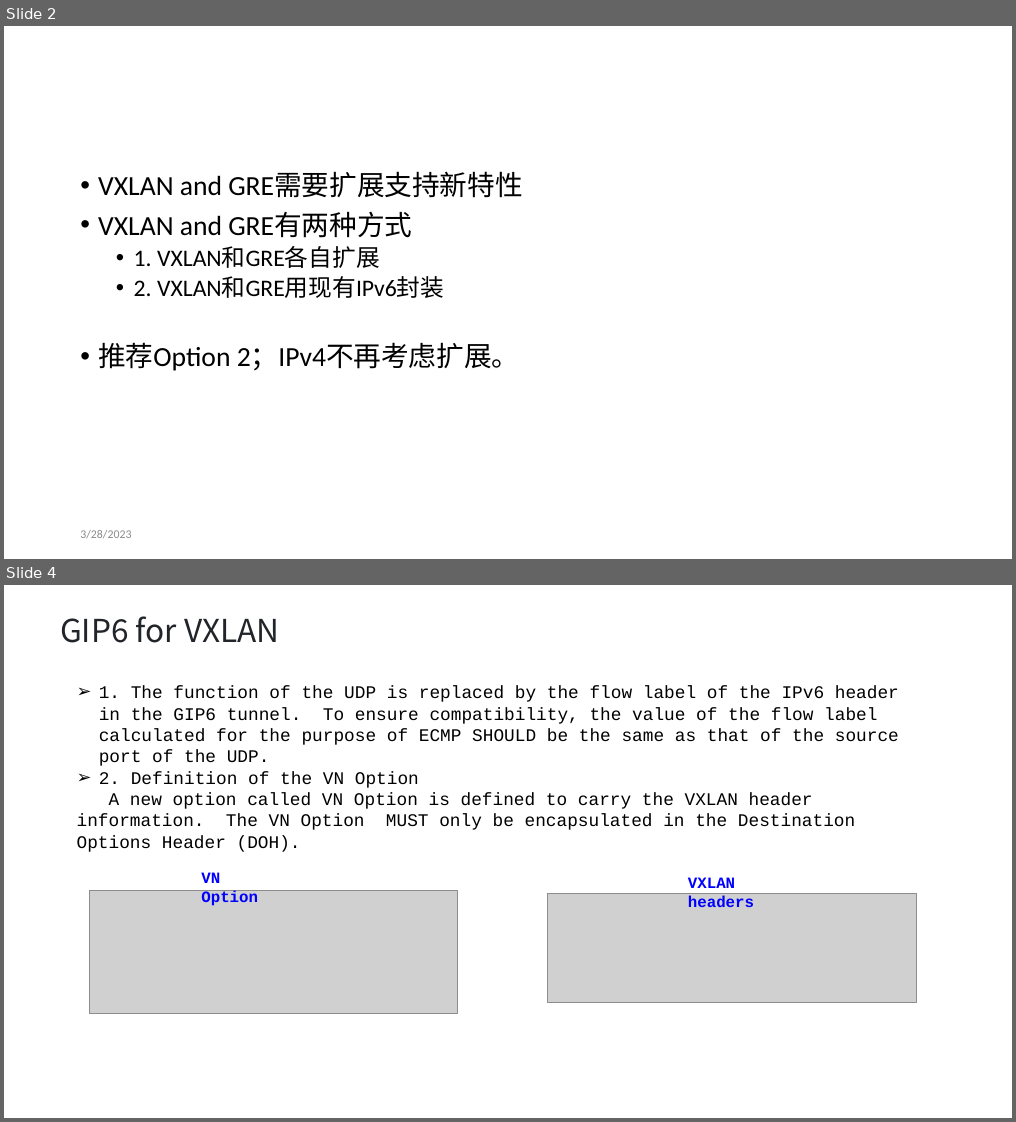
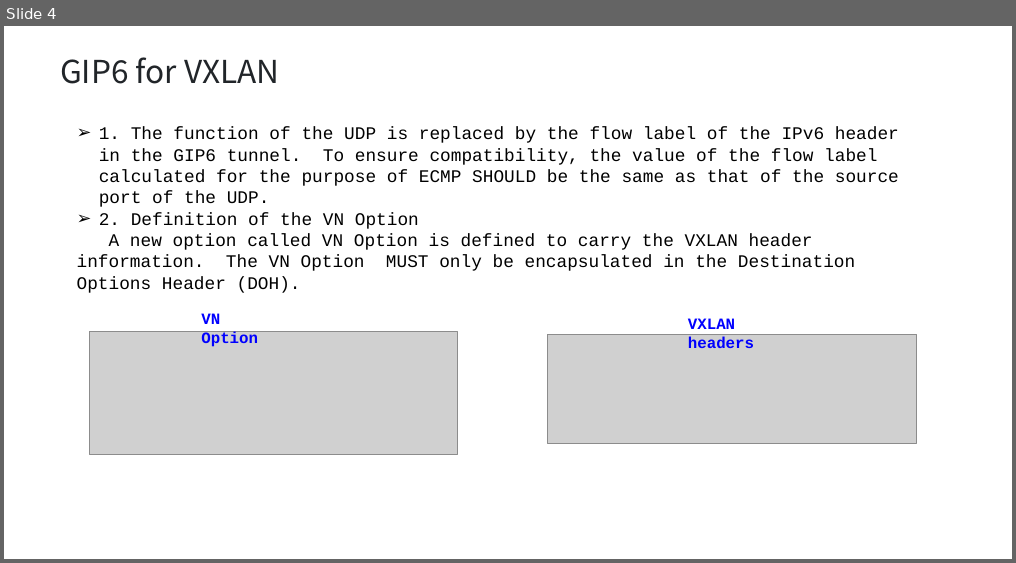
Before and after one commit to Generalized-IPv6-Tunnel/IETF116-Sidemeeting, a slide deck: 04 Generalized IPv6 Tunnel.pptx. Shown one above the other, each under a label of ours: slides 2 and 4 before the commit, slide 4 after it; the slides between them are not shown. The pictures are 1016x1122 and 1016x563 pixels, drawn with LibreOffice and Linux fonts; fonts in the diff are those of the drawing; grey boxes stand for pictures. Boxes give left, top, right and bottom in pixels: in the first picture for what was removed or moved away, otherwise in the second. Text is boxed around its words. In the diff, an @@ line names an element or a change of style, - is before the commit and + after.

```diff
--- a/04 Generalized IPv6 Tunnel.pptx
+++ b/04 Generalized IPv6 Tunnel.pptx
@@ slide 2 removed at (4, 26, 1012, 559), background #FFFFFF @@
@@ text removed at (98, 172, 522, 371) @@
-• VXLAN and GRE需要扩展支持新特性
-• VXLAN and GRE有两种方式
-  • 1. VXLAN和GRE各自扩展
-  • 2. VXLAN和GRE用现有IPv6封装
-• 推荐Option 2；IPv4不再考虑扩展。
@@ text removed at (80, 530, 131, 538) @@
-3/28/2023
```
Also in this commit, not shown: 8 slides changed, 2 slides added, 3 other slides removed.
